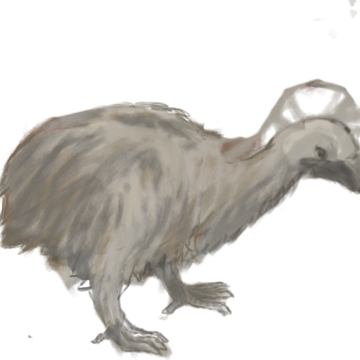
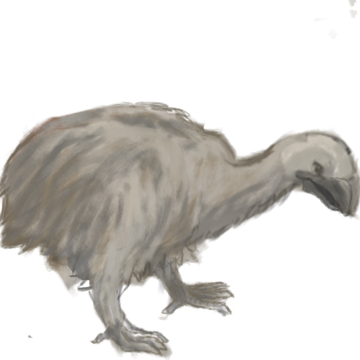
Revision of a layered w=360, h=360 image; what changed, layer by layer:
added group "Frame4" (1st of 2, in "EAT") with 13 layers in group "EAT" over 140, 78, 360, 277
added layer "Copy of Paint Layer 3" (1st of 43, in "EAT" › "Frame4") in group "Frame4" over 140, 78, 360, 277
added layer "Copy of Paint Layer 3" (2nd of 43, in "EAT" › "Frame4") in group "Frame4" over 140, 78, 360, 277
added layer "Copy of Paint Layer 3" (3rd of 43, in "EAT" › "Frame4") in group "Frame4" over 140, 78, 360, 277
added layer "Copy of Paint Layer 3" (4th of 43, in "EAT" › "Frame4") in group "Frame4" over 140, 128, 360, 256
added layer "Copy of Paint Layer 3" (5th of 43, in "EAT" › "Frame4") in group "Frame4" over 140, 128, 360, 277
added layer "Paint Layer 5" (1st of 8, in "EAT" › "Frame4") in group "Frame4" over 140, 78, 360, 256
added layer "Copy of Paint Layer 3" (6th of 43, in "EAT" › "Frame4") in group "Frame4" over 140, 78, 360, 256
added layer "Copy of Paint Layer 3" (7th of 43, in "EAT" › "Frame4") in group "Frame4" over 140, 78, 360, 256
added layer "Paint Layer 5" (2nd of 8, in "EAT" › "Frame4") in group "Frame4" over 140, 121, 256, 277
added layer "Copy of Paint Layer 3" (8th of 43, in "EAT" › "Frame4") in group "Frame4" over 140, 78, 360, 277
added layer "Paint Layer 3" (1st of 4, in "EAT" › "Frame4") in group "Frame4" over 140, 192, 320, 277
added layer "01_sketch" (1st of 4, in "EAT" › "Frame4") in group "Frame4" over 140, 183, 322, 277
added layer "03_sketch" (1st of 6, in "EAT" › "Frame4") in group "Frame4" over 140, 78, 360, 277
hid group "Frame2" (1st of 2, in "EAT") (14 layers) over 140, 78, 360, 277
painted on "Copy of Paint Layer 3" (20th of 43, in "EAT" › "Frame2") over 140, 78, 360, 277
hid "03_sketch" (3rd of 6, in "EAT" › "Frame2") over 140, 78, 360, 277
painted on "03_sketch" (4th of 6, in "EAT" › "Frame2") over 140, 78, 360, 277
